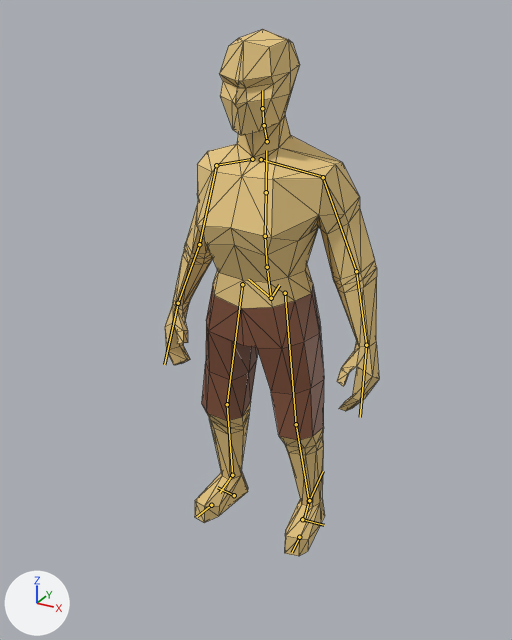
Before and after pictures for a commit that changed the glTF model assets/meshes/player/Player.glb.
Camera for both pictures: a 50 mm lens placed at (1.079, -2.026, 1.849), pointed at (0.052, -0.159, 0.916). Lighting does not change. The marker at lower left points along +X, +Y and +Z. The first picture is the older version. The bones that change, and the others that lie on the model, are drawn over the model as lines. Mesh edges are drawn as thin lines.

Names of what the first picture shows: 'Player'.
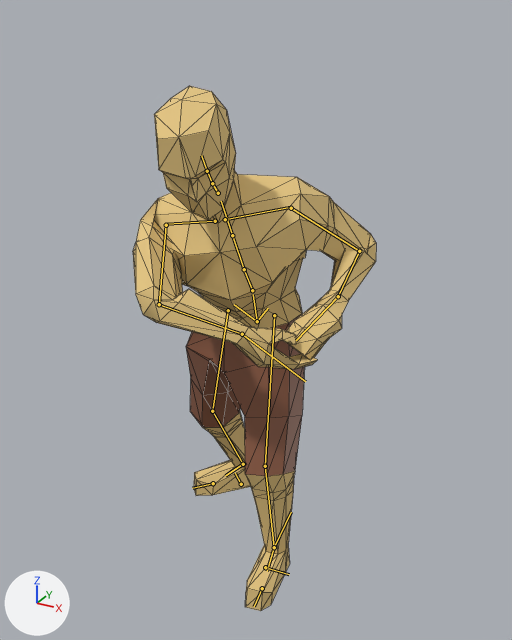
The newer file adds an action. The first version stands in its rest pose; the second is drawn at frame 0 of the action 'attack_axe_light_2'.

Location of each change, [x1, y1, x2, y2] in pixels of the pictures (512 x 640 px):
'Player', posed (13% wider): before [165, 29, 379, 556]; after [133, 86, 376, 611]
bone 'spine', root to tip: before (271, 298) to (267, 271); after (257, 321) to (253, 294)
bone 'spine.001', root to tip: before (267, 267) to (265, 236); after (252, 290) to (244, 269)
bone 'upper_arm.L', root to tip: before (323, 177) to (356, 271); after (291, 208) to (359, 251)
bone 'forearm.L', root to tip: before (356, 271) to (366, 345); after (359, 251) to (338, 296)
bone 'hand.L', root to tip: before (366, 345) to (360, 417); after (338, 296) to (296, 340)
bone 'upper_arm.R', root to tip: before (216, 165) to (199, 244); after (166, 225) to (159, 304)
bone 'forearm.R', root to tip: before (199, 244) to (178, 303); after (159, 304) to (242, 334)
bone 'hand.R', root to tip: before (178, 303) to (164, 364); after (242, 334) to (305, 381)
bone 'thigh.L', root to tip: before (285, 293) to (296, 424); after (274, 315) to (265, 466)
bone 'shin.L', root to tip: before (296, 424) to (309, 501); after (265, 466) to (274, 547)
bone 'thigh.R', root to tip: before (242, 284) to (227, 404); after (228, 310) to (212, 411)
bone 'shin.R', root to tip: before (227, 404) to (232, 475); after (212, 411) to (243, 464)
bone 'foot.R', root to tip: before (232, 475) to (220, 492); after (243, 464) to (225, 475)

What the commit changed:
Bone 'spine' (bone_spine) moves from (0.0, 0.0, 0.0) to (0.0, -0.025, 0.11).
Bone 'spine' (bone_spine) turns from (0, 0, 0) to (0, 9, 0) degrees about its own x, y and z.
Bone 'spine.001' (bone_spine_001) turns from (0, 0, 0) to (28, 11, 7) degrees about its own x, y and z.
Bone 'upper_arm.L' (bone_upper_arm_l) turns from (0, 0, 0) to (-2, 3, 12) degrees about its own x, y and z.
Bone 'forearm.L' (bone_forearm_l) turns from (0, 0, 0) to (98, 1, -18) degrees about its own x, y and z.
Bone 'hand.L' (bone_hand_l) turns from (0, 0, 0) to (0, 58, 0) degrees about its own x, y and z.
Bone 'upper_arm.R' (bone_upper_arm_r) turns from (0, 0, 0) to (102, 13, -101) degrees about its own x, y and z.
Bone 'forearm.R' (bone_forearm_r) turns from (0, 0, 0) to (86, 41, 53) degrees about its own x, y and z.
Bone 'hand.R' (bone_hand_r) turns from (0, 0, 0) to (-46, 51, -36) degrees about its own x, y and z.
Bone 'thigh.L' (bone_thigh_l) turns from (0, 0, 0) to (-25, 5, 1) degrees about its own x, y and z.
Bone 'shin.L' (bone_shin_l) turns from (0, 0, 0) to (22, -1, 5) degrees about its own x, y and z.
Bone 'thigh.R' (bone_thigh_r) turns from (0, 0, 0) to (17, 37, 19) degrees about its own x, y and z.
Bone 'shin.R' (bone_shin_r) turns from (0, 0, 0) to (11, 0, -3) degrees about its own x, y and z.
Bone 'foot.R' (bone_foot_r) turns from (0, 0, 0) to (-13, 9, -6) degrees about its own x, y and z.
